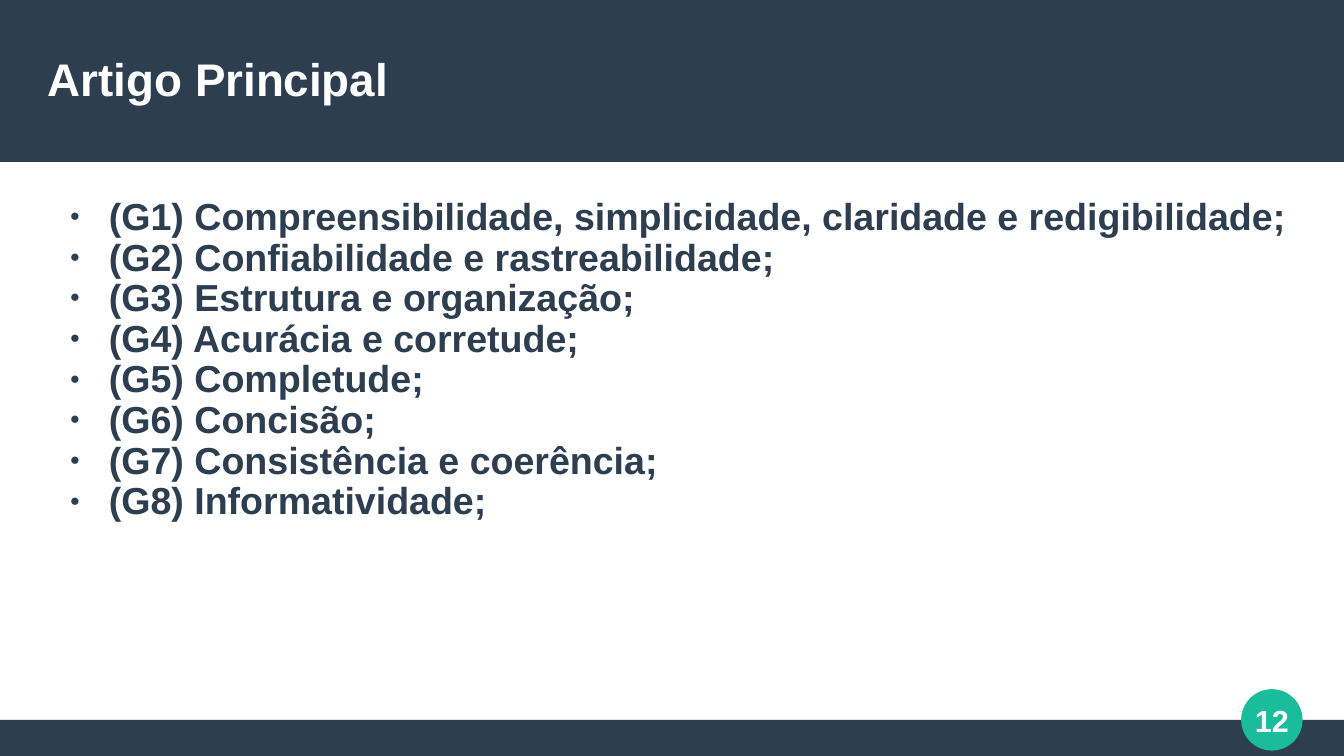
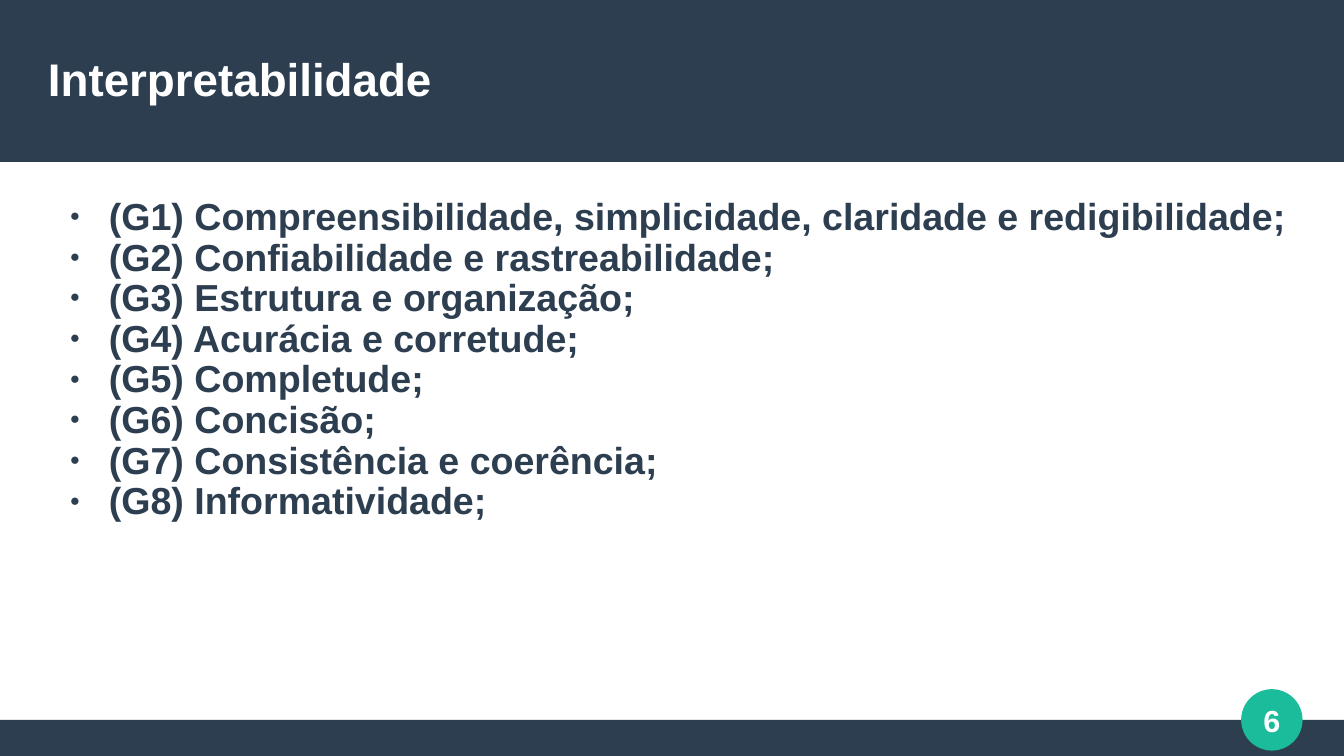
Before and after one commit to italoportinho/trabalho-egov-2024-1, a slide deck: slide 6 of trabalho-pratico/apresentacao_trabalho_pratico_EGOV_2024-1.pptx (slide 12 before the commit). Drawn at 1344x756 pixels with LibreOffice and Linux fonts; fonts in the diff are those of the drawing. Boxes give left, top, right and bottom in pixels: in the first picture for what was removed or moved away, otherwise in the second. Text is boxed around its words. In the diff, an @@ line names an element or a change of style, - is before the commit and + after.

```diff
--- a/trabalho-pratico/apresentacao_trabalho_pratico_EGOV_2024-1.pptx
+++ b/trabalho-pratico/apresentacao_trabalho_pratico_EGOV_2024-1.pptx
@@ text at [48, 63, 431, 105]: text changed @@
-Artigo Principal
+Interpretabilidade
@@ page number at [1263, 710, 1280, 733]: text changed @@
-12
+6
```
Also in this commit, not shown: 37 other slides changed, 18 slides added, 2 slides removed.
